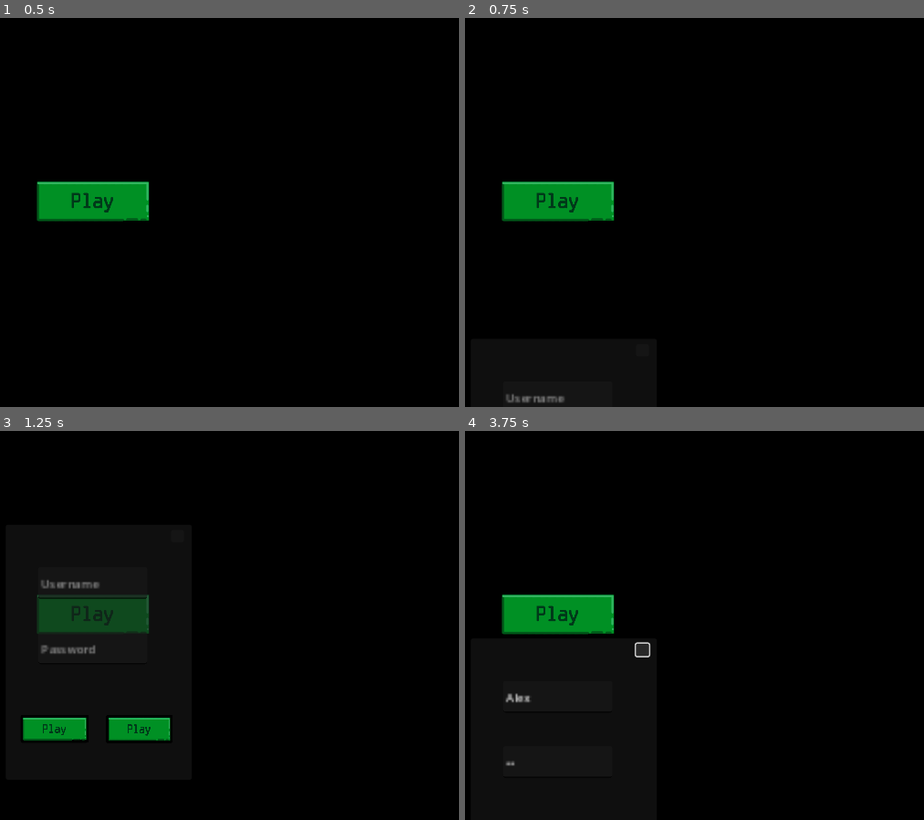
Above: before the commit, frames 1-4 (two rows, left to right).
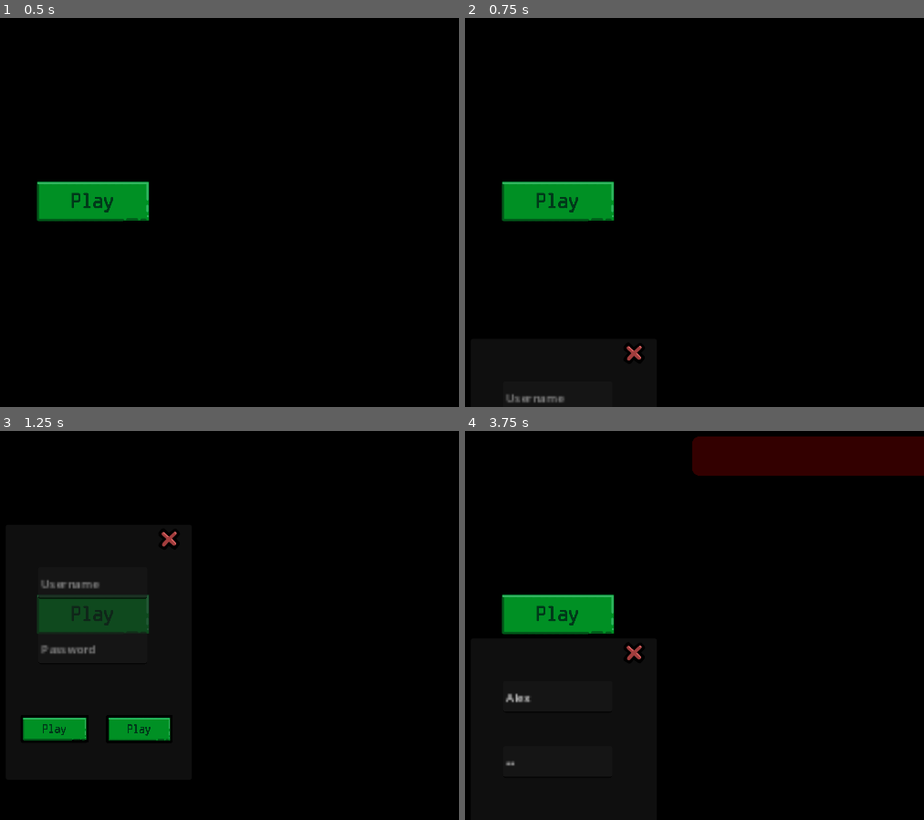
Above: after the commit, the same moments.

Repository: CharredCoall/DIS-WebApp
Game: Godot game, scene res://hotel.tscn
Two runs of this game, one before a commit and one after it. Both use one fixed random seed, a clock stepped at 60 frames per second and the inputs below. Video files are missing from this copy of the repository; at most half a second of black plays in their place.
Inputs (mouse positions are in pixels of both pictures, inside the frame that each line leads up to; where the layout moved, square brackets give the same spot in the first picture):
- Up to frame 1 (0.5 s): no input
- Up to frame 2 (0.75 s): click (556, 200) at 0.5 s
- Up to frame 3 (1.25 s): no input
- Up to frame 4 (3.75 s): click (556, 582) at 1.27 s; type "Alex" at 1.35 s; click (556, 648) at 1.5 s; type "12" at 1.58 s; click (520, 730) at 2 s; click (520, 730) at 2.75 s; click (634, 539) [644, 536] at 3.5 s

Frame 1 is identical in both runs. In frame 2, less than 0.1% of the frame differs, in the area x 35-39%, y 84-89%; in frame 3, less than 0.1%; in frame 4, 5.3%, in the area x 35-100%, y 1-59%.

Commit message:
Login Error Notifications GODOT Button pointer onhover

Diff:
--- a/Godot/Cancel.gd
+++ b/Godot/Cancel.gd
@@ -1,4 +1,4 @@
-extends Button
+extends TextureButton
 
 
 # Called when the node enters the scene tree for the first time.
--- a/Godot/GameManager.gd
+++ b/Godot/GameManager.gd
@@ -4,6 +4,7 @@
 var last_route := ""
 var last_method
 
+signal error
 
 # Called when the node enters the scene tree for the first time.
 func _ready():
@@ -44,6 +45,7 @@
 	http_ready = true
 	if response_code != 200:
 		print(body.get_string_from_utf8())
+		emit_signal("error",body.get_string_from_utf8())
 		return
 	var header_dict = {}
 	var regex = RegEx.new()
--- /dev/null
+++ b/Godot/Notif.gd
@@ -0,0 +1,20 @@
+extends Label
+
+# Called when the node enters the scene tree for the first time.
+func _ready():
+	var new_sb = StyleBoxFlat.new()
+	new_sb.bg_color = Color(1,0,0,0.2)
+	new_sb.corner_radius_bottom_left = 20
+	new_sb.corner_radius_top_left = 20
+	new_sb.expand_margin_left = 40
+	self.add_theme_stylebox_override("normal", new_sb)
+
+
+# Called every frame. 'delta' is the elapsed time since the previous frame.
+func _process(delta):
+	pass
+
+
+func _show_notif(text):
+	self.text = text
+	$AnimationPlayer.play("Got_Notif")
--- a/Godot/hotel.tscn
+++ b/Godot/hotel.tscn
@@ -30,6 +30,7 @@
 offset_top = 143.0
 offset_right = -291.0
 offset_bottom = 204.0
+mouse_default_cursor_shape = 2
 texture_normal = ExtResource("2_bsngf")
 texture_pressed = ExtResource("3_55fyq")
 texture_hover = ExtResource("3_55fyq")
@@ -43,6 +44,7 @@
 offset_top = 143.0
 offset_right = -214.0
 offset_bottom = 204.0
+mouse_default_cursor_shape = 2
 texture_normal = ExtResource("2_bsngf")
 texture_pressed = ExtResource("3_55fyq")
 texture_hover = ExtResource("3_55fyq")
--- a/Godot/login.tscn
+++ b/Godot/login.tscn
@@ -8,6 +8,8 @@
 [ext_resource type="Script" path="res://Cancel.gd" id="6_goepl"]
 [ext_resource type="Script" path="res://LoginTab.gd" id="6_xnvtr"]
 [ext_resource type="Script" path="res://New user.gd" id="8_5r2uc"]
+[ext_resource type="Texture2D" uid="uid://dal8cg5xciq7g" path="res://Art/Cross.png" id="8_d3mga"]
+[ext_resource type="Script" path="res://Notif.gd" id="9_eatfr"]
 
 [sub_resource type="GDScript" id="GDScript_p6d1r"]
 script/source = "extends VideoStreamPlayer
@@ -48,6 +50,27 @@
 _data = {
 "RESET": SubResource("Animation_u1wmu"),
 "ZoomLoginTab": SubResource("Animation_o0h83")
+}
+
+[sub_resource type="Animation" id="Animation_kj07b"]
+resource_name = "Got_Notif"
+length = 4.0
+tracks/0/type = "value"
+tracks/0/imported = false
+tracks/0/enabled = true
+tracks/0/path = NodePath(".:position")
+tracks/0/interp = 1
+tracks/0/loop_wrap = true
+tracks/0/keys = {
+"times": PackedFloat32Array(0, 0.7, 3.3, 4),
+"transitions": PackedFloat32Array(1, 1, 1, 1),
+"update": 0,
+"values": [Vector2(1933, 72), Vector2(1350, 72), Vector2(1350, 72), Vector2(1933, 72)]
+}
+
+[sub_resource type="AnimationLibrary" id="AnimationLibrary_ur132"]
+_data = {
+"Got_Notif": SubResource("Animation_kj07b")
 }
 
 [node name="LoginScreen" type="Node2D"]
@@ -86,6 +109,7 @@
 grow_vertical = 2
 scale = Vector2(0.479999, 0.520001)
 focus_mode = 0
+mouse_default_cursor_shape = 2
 texture_normal = ExtResource("3_q3ffk")
 texture_pressed = ExtResource("4_7uhwf")
 texture_hover = ExtResource("3_q3ffk")
@@ -97,10 +121,10 @@
 anchor_top = 0.5
 anchor_right = 0.5
 anchor_bottom = 0.5
-offset_left = 7423.0
-offset_top = 4906.0
-offset_right = 7682.0
-offset_bottom = 5242.0
+offset_left = 728.0
+offset_top = 1200.0
+offset_right = 987.0
+offset_bottom = 1536.0
 grow_horizontal = 2
 grow_vertical = 2
 scale = Vector2(1.88966, 1.99421)
@@ -129,18 +153,6 @@
 "": SubResource("AnimationLibrary_pb227")
 }
 
-[node name="Cancel" type="Button" parent="GameManager/LoginTab"]
-layout_mode = 1
-anchors_preset = 1
-anchor_left = 1.0
-anchor_right = 1.0
-offset_left = -29.0
-offset_top = 7.0
-offset_right = -11.0
-offset_bottom = 23.0
-grow_horizontal = 0
-script = ExtResource("6_goepl")
-
 [node name="New user" type="TextureButton" parent="GameManager/LoginTab"]
 layout_mode = 0
 offset_left = 20.0
@@ -148,6 +160,7 @@
 offset_right = 405.0
 offset_bottom = 389.0
 scale = Vector2(0.249953, 0.274566)
+mouse_default_cursor_shape = 2
 texture_normal = ExtResource("3_q3ffk")
 texture_pressed = ExtResource("4_7uhwf")
 texture_hover = ExtResource("3_q3ffk")
@@ -160,11 +173,48 @@
 offset_right = 524.0
 offset_bottom = 389.0
 scale = Vector2(0.243864, 0.278389)
+mouse_default_cursor_shape = 2
 texture_normal = ExtResource("3_q3ffk")
 texture_pressed = ExtResource("4_7uhwf")
 texture_hover = ExtResource("3_q3ffk")
 
+[node name="Cancel" type="TextureButton" parent="GameManager/LoginTab"]
+layout_mode = 1
+anchors_preset = 1
+anchor_left = 1.0
+anchor_right = 1.0
+offset_left = -62.0
+offset_right = -1.0
+offset_bottom = 38.0
+grow_horizontal = 0
+mouse_default_cursor_shape = 2
+texture_normal = ExtResource("8_d3mga")
+ignore_texture_size = true
+stretch_mode = 0
+script = ExtResource("6_goepl")
+
 [node name="HTTPRequest" type="HTTPRequest" parent="GameManager"]
 
+[node name="Notif" type="Label" parent="GameManager"]
+anchors_preset = 1
+anchor_left = 1.0
+anchor_right = 1.0
+offset_left = 31.0
+offset_top = 77.0
+offset_right = 607.0
+offset_bottom = 180.0
+grow_horizontal = 0
+theme_override_font_sizes/font_size = 30
+text = "Notification"
+vertical_alignment = 1
+autowrap_mode = 3
+script = ExtResource("9_eatfr")
+
+[node name="AnimationPlayer" type="AnimationPlayer" parent="GameManager/Notif"]
+libraries = {
+"": SubResource("AnimationLibrary_ur132")
+}
+
+[connection signal="error" from="GameManager" to="GameManager/Notif" method="_show_notif"]
 [connection signal="pressed" from="GameManager/LoginTab/New user" to="GameManager/LoginTab" method="_new_login"]
 [connection signal="pressed" from="GameManager/LoginTab/Login" to="GameManager/LoginTab" method="_login"]
--- a/Godot/shop.tscn
+++ b/Godot/shop.tscn
@@ -13,6 +13,7 @@
 offset_top = 1016.0
 offset_right = 1932.0
 offset_bottom = 1122.0
+mouse_default_cursor_shape = 2
 texture_normal = ExtResource("5_naglo")
 ignore_texture_size = true
 stretch_mode = 0
@@ -53,6 +54,7 @@
 offset_top = -196.688
 offset_right = -519.625
 offset_bottom = -113.688
+mouse_default_cursor_shape = 2
 texture_normal = ExtResource("5_naglo")
 ignore_texture_size = true
 stretch_mode = 0
Not shown: 1 places in Godot/login.tscn that only renumber resources
Not shown, changed: Server/Database Setup/Setup.py
Not shown, changed: Server/Flask/static/PigeonHole.html
Not shown, changed: Server/Flask/static/PigeonHole.pck
